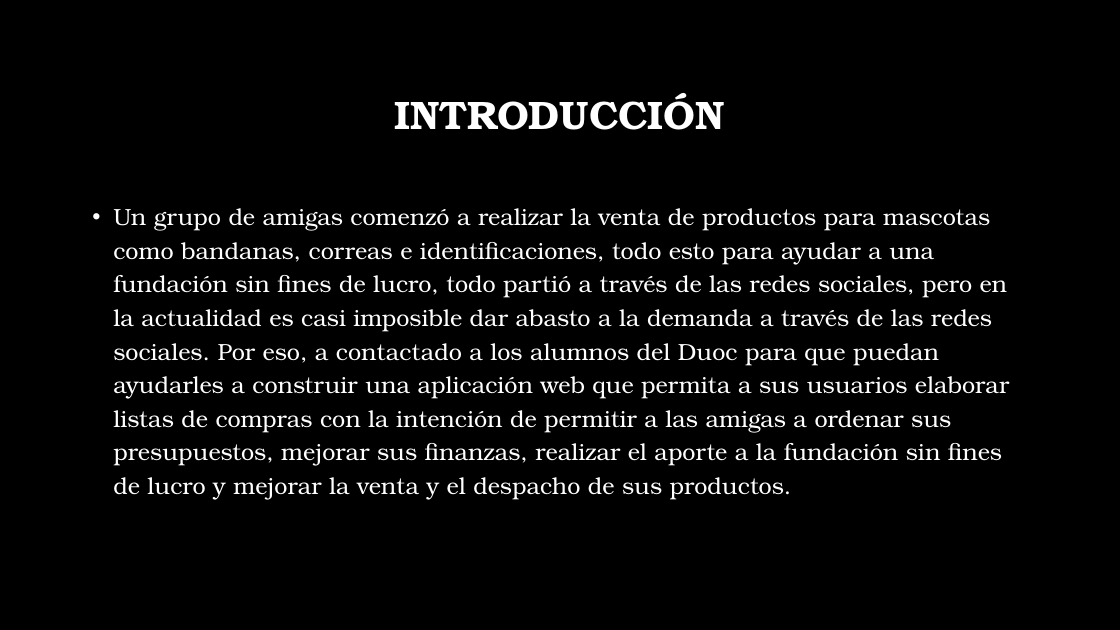
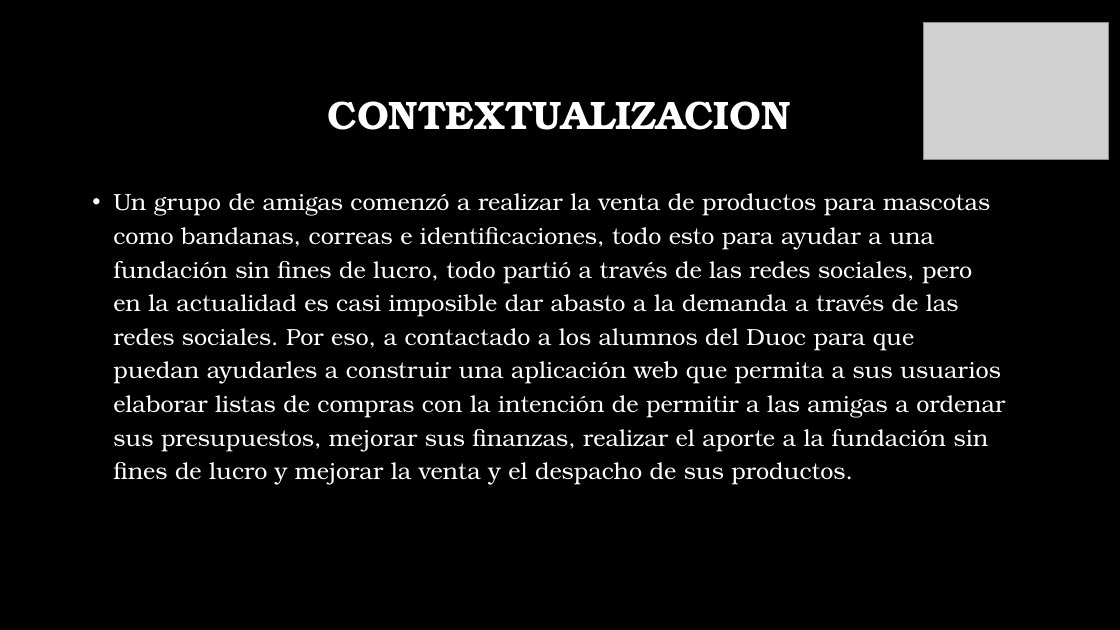
Before and after one commit to sbsbj1/Experiencia2_LucasAcevedo_CesarNegrete_005D, a slide deck: slide 3 of PPT Pagina web.pptx (slide 2 before the commit). Drawn at 1120x630 pixels with LibreOffice and Linux fonts; fonts in the diff are those of the drawing; grey boxes stand for pictures; background and template pictures are left out. Boxes give left, top, right and bottom in pixels: in the first picture for what was removed or moved away, otherwise in the second. Text is boxed around its words. In the diff, an @@ line names an element or a change of style, - is before the commit and + after.

```diff
--- a/PPT Pagina web.pptx
+++ b/PPT Pagina web.pptx
@@ picture added at (924, 23, 1108, 160) @@
@@ title at (328, 101, 791, 130): text changed @@
-INTRODUCCIÓN
+CONTEXTUALIZACION
@@ text "Un grupo de amigas comenzó ..." rewrapped from (113, 208, 1009, 500) to (113, 193, 1005, 485) @@
```
Also in this commit, not shown: 2 other slides changed, 1 slide added.
